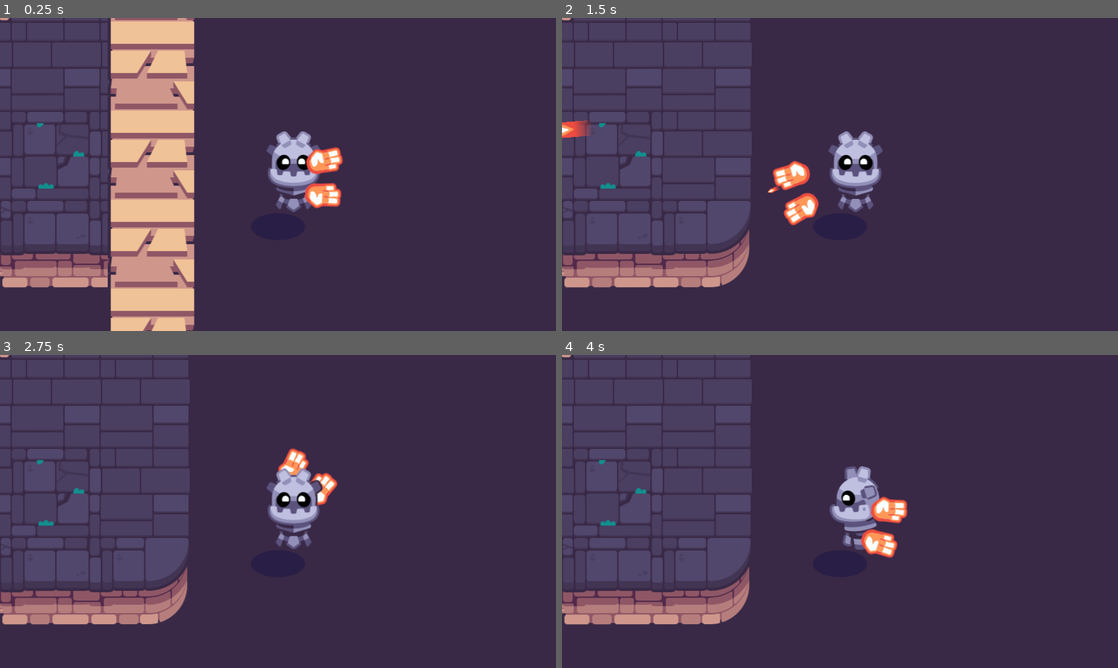
Above: before the commit, frames 1-4 (two rows, left to right).
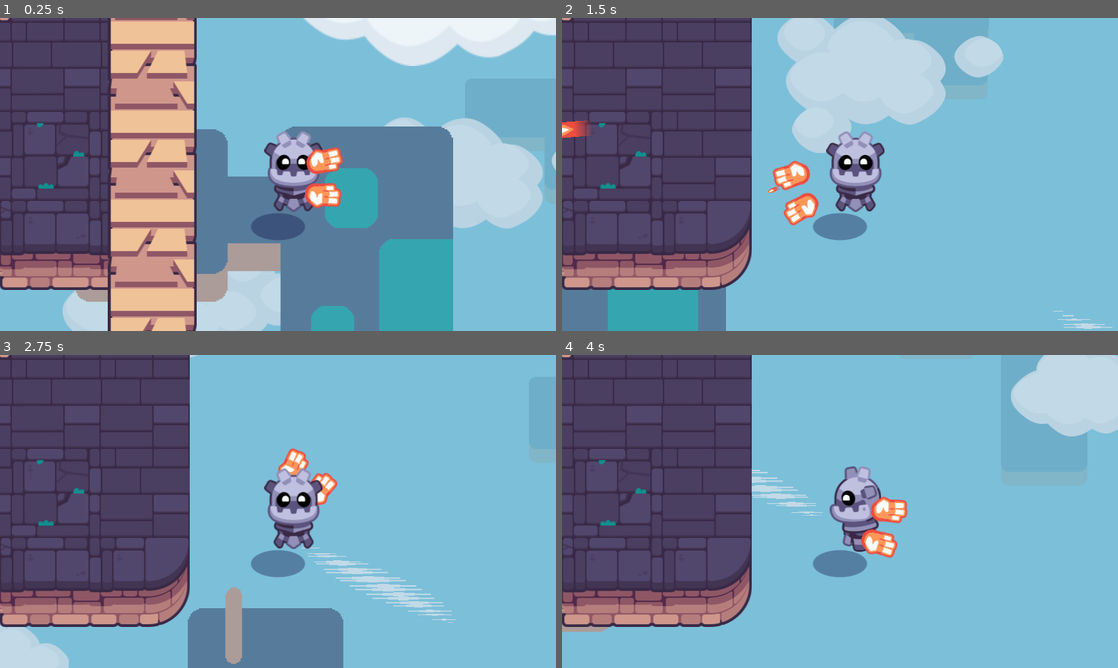
Above: after the commit, the same moments.

Repository: ellaclz/2d-GameDev_Course
Game: Godot game, scene res://start.tscn
The game is run twice, just before and just after one commit, with the same random seed, the same clock (stepped at 60 frames per second) and the same inputs. This scene is started directly instead of the project's main scene. Sound files missing from this copy of the repository are replaced by a short silence.
Inputs (mouse positions are in pixels of both pictures, inside the frame that each line leads up to):
- Up to frame 1 (0.25 s): no input
- Up to frame 2 (1.5 s): tap Enter at 0.5 s; move the mouse to (962, 158) at 0.52 s; hold D (move_right) 0.53-1.25 s; hold Mouse wheel down (cycle_weapon_down) 0.53-1.25 s; click (962, 158) at 0.67 s; drag from (728, 190) to (812, 237) at 1.27 s
- Up to frame 3 (2.75 s): move the mouse to (333, 442) at 2.02 s; press the mouse at (333, 442) at 2.03 s; hold D (move_right) from 2.03 s (still down)
- Up to frame 4 (4 s): release D (move_right) at 2.75 s; release the mouse at (895, 442) at 2.75 s; drag from (812, 574) to (673, 464) at 2.77 s; move the mouse to (1006, 558) at 3.52 s; hold A (move_left) from 3.53 s (still down); hold Mouse wheel up (cycle_weapon_up) from 3.53 s (still down)

The runs differ from the first frame. In frame 1, 65% of the frame differs, in the area x 0-100%, y 0-100%; in frame 2, 68%; in frame 3, 68%; in frame 4, 68%.

Commit message:
Add a sky and healthbar

Diff:
--- a/02.getting-to-know-godot/start.tscn
+++ b/02.getting-to-know-godot/start.tscn
@@ -1,9 +1,10 @@
-[gd_scene load_steps=5 format=3 uid="uid://dfrp0km2xjcr6"]
+[gd_scene load_steps=6 format=3 uid="uid://dfrp0km2xjcr6"]
 
 [ext_resource type="Script" path="res://game.gd" id="2"]
 [ext_resource type="TileSet" uid="uid://crkgfdw1y80hc" path="res://levels/rooms/tileset_bridges.tres" id="2_vnf5n"]
 [ext_resource type="TileSet" uid="uid://cqb2wtrubw0n6" path="res://levels/rooms/tileset_invisible_walls.tres" id="3"]
 [ext_resource type="PackedScene" uid="uid://dds7yrrx56gcy" path="res://player/player.tscn" id="4_hgtuq"]
+[ext_resource type="PackedScene" uid="uid://wdey00p3syru" path="res://levels/background/background_blue_sky.tscn" id="8_s5twr"]
 
 [node name="Start" type="Node2D"]
 script = ExtResource("2")
@@ -23,3 +24,5 @@
 
 [node name="Player" parent="." instance=ExtResource("4_hgtuq")]
 position = Vector2(-14, -26)
+
+[node name="BackgroundBlueSky" parent="." instance=ExtResource("8_s5twr")]
Not shown, changed: 02.getting-to-know-godot/godot_tours.log
Not shown, added: 02.getting-to-know-godot/godot_tours.log-7rnBye
Not shown, changed: 02.getting-to-know-godot/godot_tours.log-goDWq4
